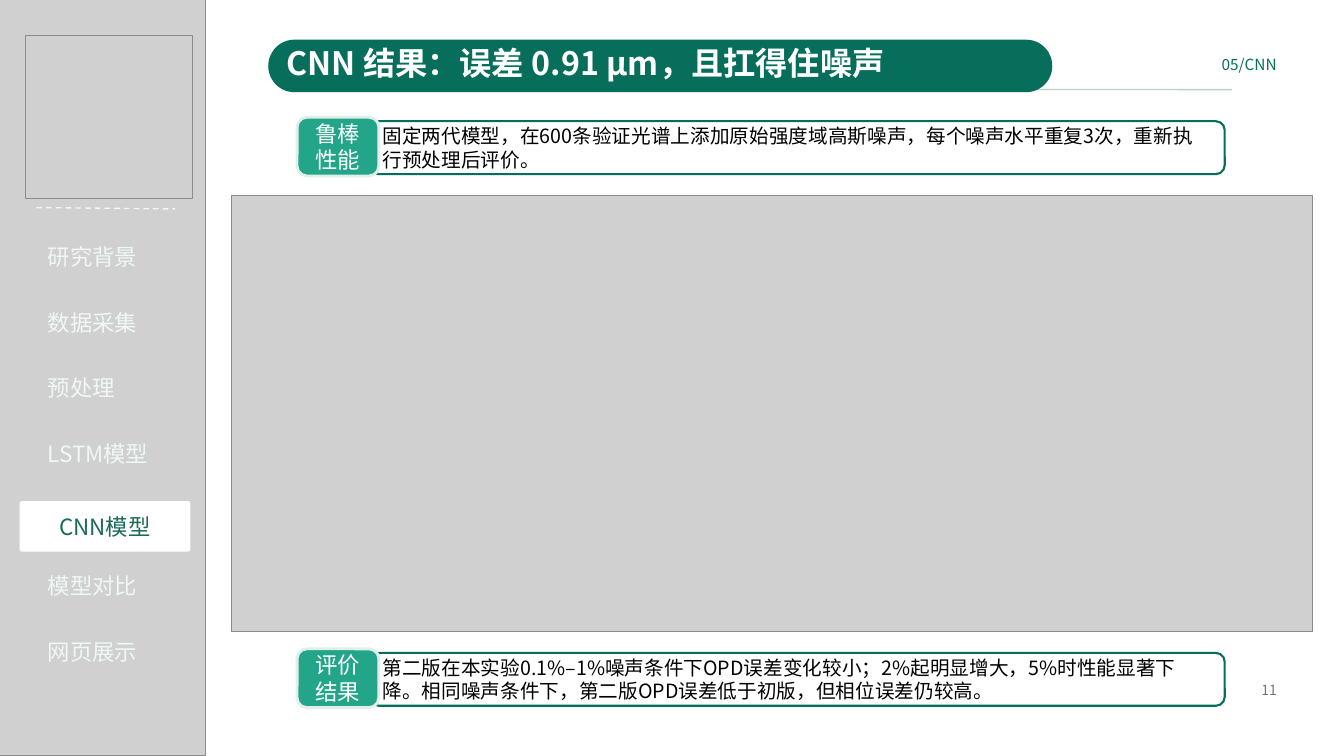
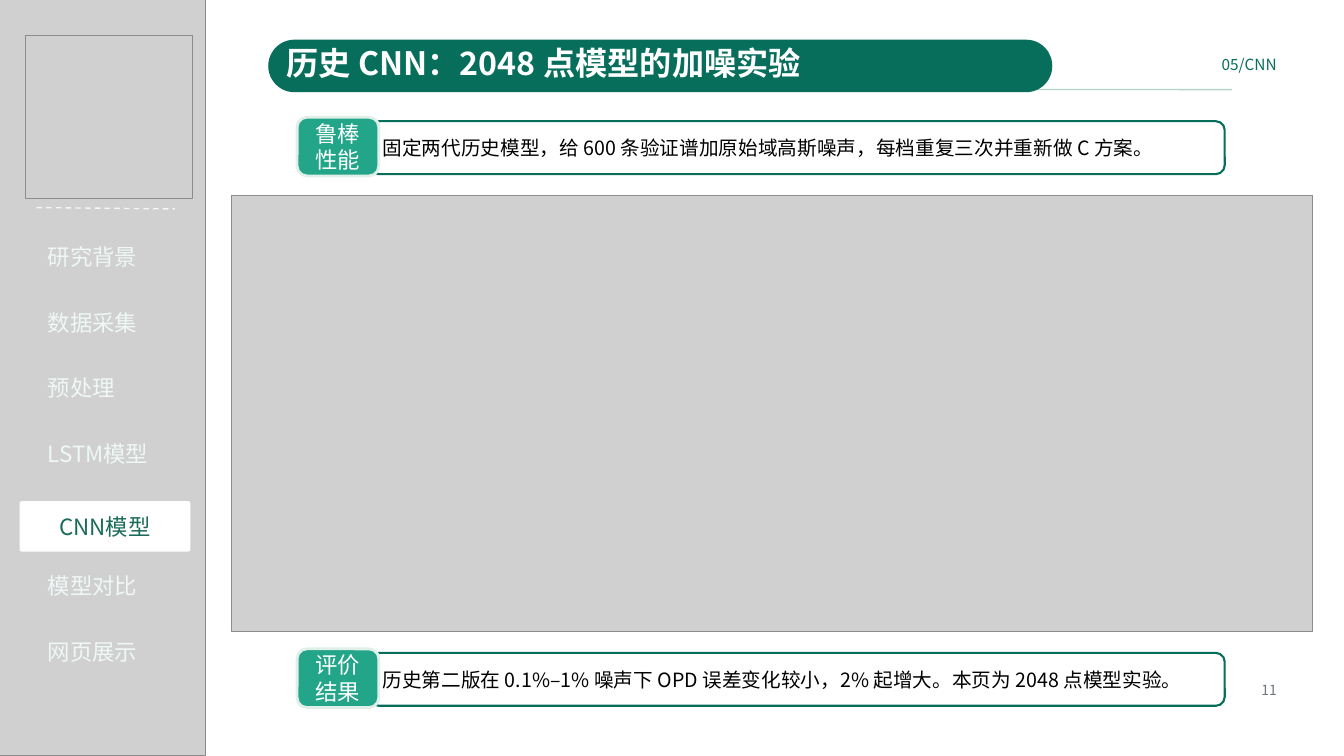
Before and after one commit to Kyson001/intelligent-demodulation-of-spectral-interference-signalsls, a slide deck: slide 11 of presentations/2.0.pptx. Drawn at 1344x756 pixels with LibreOffice and Linux fonts; fonts in the diff are those of the drawing; grey boxes stand for pictures. Boxes give left, top, right and bottom in pixels: in the first picture for what was removed or moved away, otherwise in the second. Text is boxed around its words. In the diff, an @@ line names an element or a change of style, - is before the commit and + after.

```diff
--- a/presentations/2.0.pptx
+++ b/presentations/2.0.pptx
@@ text at bbox=[286, 47, 801, 78]: text changed @@
-CNN 结果：误差 0.91 μm，且扛得住噪声
+历史 CNN：2048 点模型的加噪实验
@@ text in rounded rectangle at bbox=[383, 138, 1153, 157]: text changed @@
-固定两代模型，在600条验证光谱上添加原始强度域高斯噪声，每个噪声水平重复3次，重新执行预处理后评价。
+固定两代历史模型，给 600 条验证谱加原始域高斯噪声，每档重复三次并重新做 C 方案。
@@ text in rounded rectangle at bbox=[383, 670, 1182, 689]: text changed @@
-第二版在本实验0.1%–1%噪声条件下OPD误差变化较小；2%起明显增大，5%时性能显著下降。相同噪声条件下，第二版OPD误差低于初版，但相位误差仍较高。
+历史第二版在 0.1%–1% 噪声下 OPD 误差变化较小，2% 起增大。本页为 2048 点模型实验。
```
Also in this commit, not shown: 13 other slides changed, 18 other files.
